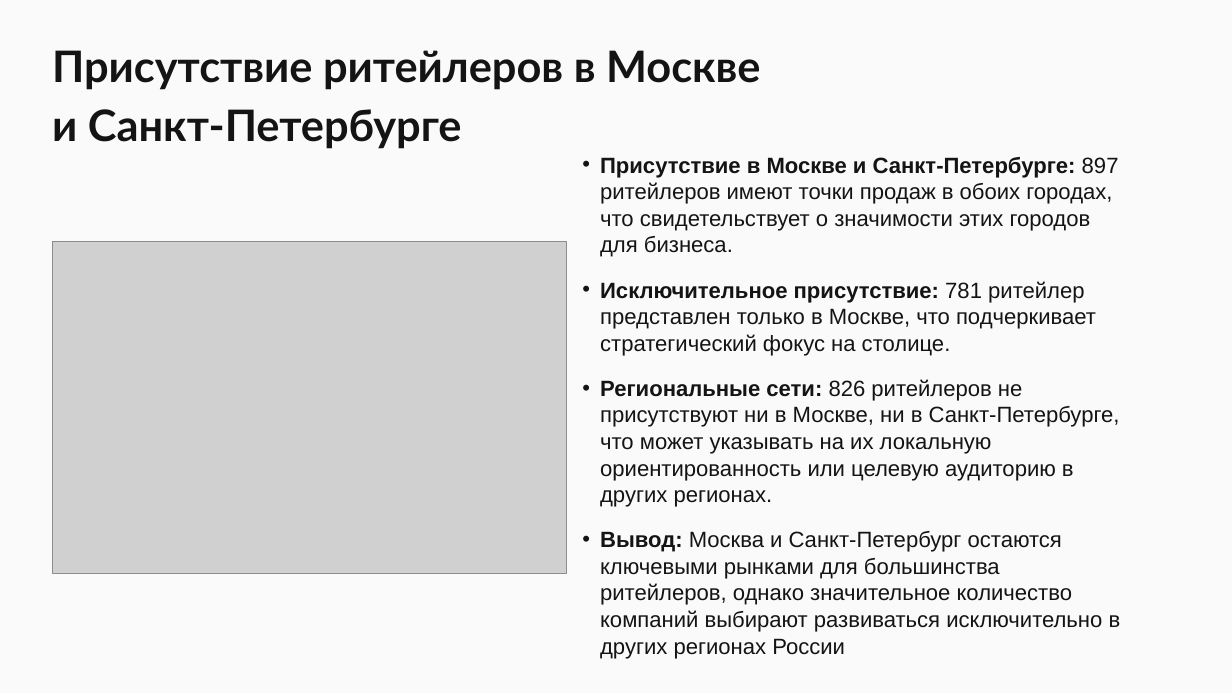
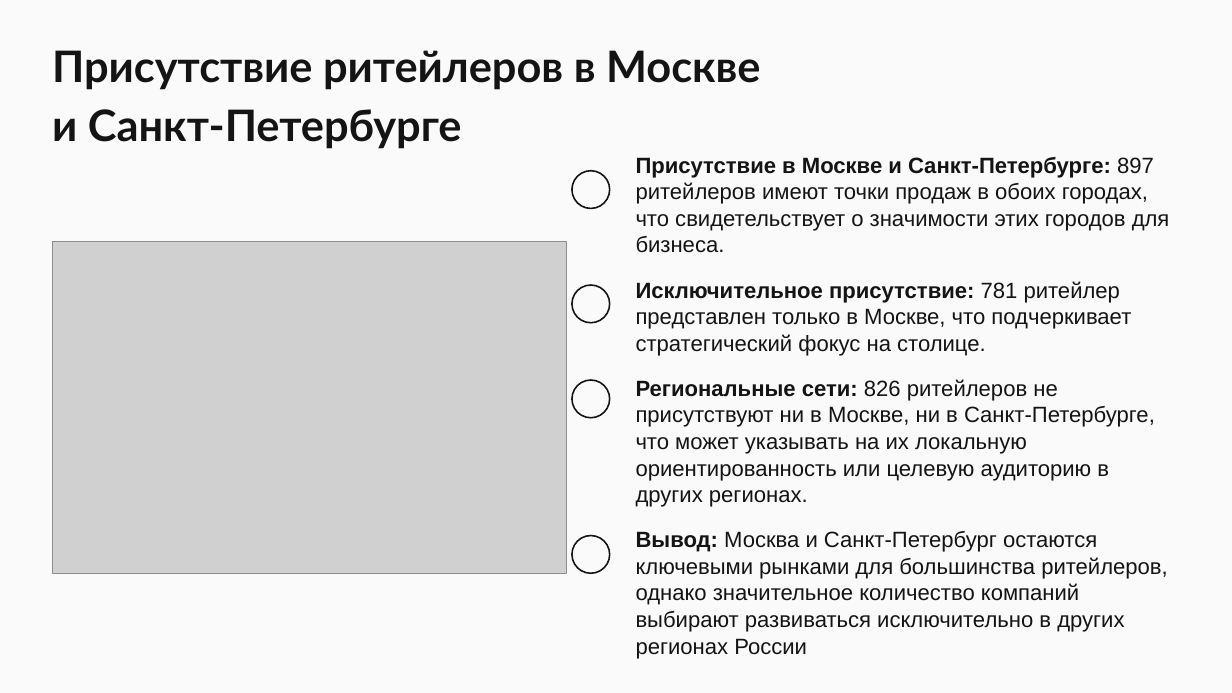
Before and after one commit to Raven-ES1617/cu, a slide deck: slide 12 of presentations/week3/case_3_expansion.pptx. Drawn at 1232x693 pixels with LibreOffice and Linux fonts; fonts in the diff are those of the drawing; grey boxes stand for pictures; background and template pictures are left out. Boxes give left, top, right and bottom in pixels: in the first picture for what was removed or moved away, otherwise in the second. Text is boxed around its words. In the diff, an @@ line names an element or a change of style, - is before the commit and + after.

```diff
--- a/presentations/week3/case_3_expansion.pptx
+++ b/presentations/week3/case_3_expansion.pptx
@@ text "Присутствие в Москве и Санкт-Петербурге: ...": place and size @@
-text "Присутствие в Москве и Санкт-Петербурге: ..." at [600, 157, 1121, 659]
+text "Присутствие в Москве и Санкт-Петербурге: ..." at [636, 157, 1170, 659]
@@ text "Присутствие в Москве и Санкт-Петербурге: ..." at [636, 157, 1170, 659]: bullet • to none @@
@@ ellipse added at [572, 171, 609, 208], outline #141414 2 pt @@
@@ ellipse added at [572, 285, 609, 322], outline #141414 2 pt @@
@@ ellipse added at [572, 380, 609, 417], outline #141414 2 pt @@
@@ ellipse added at [572, 535, 609, 573], outline #141414 2 pt @@
```
Also in this commit, not shown: 3 other slides changed.
